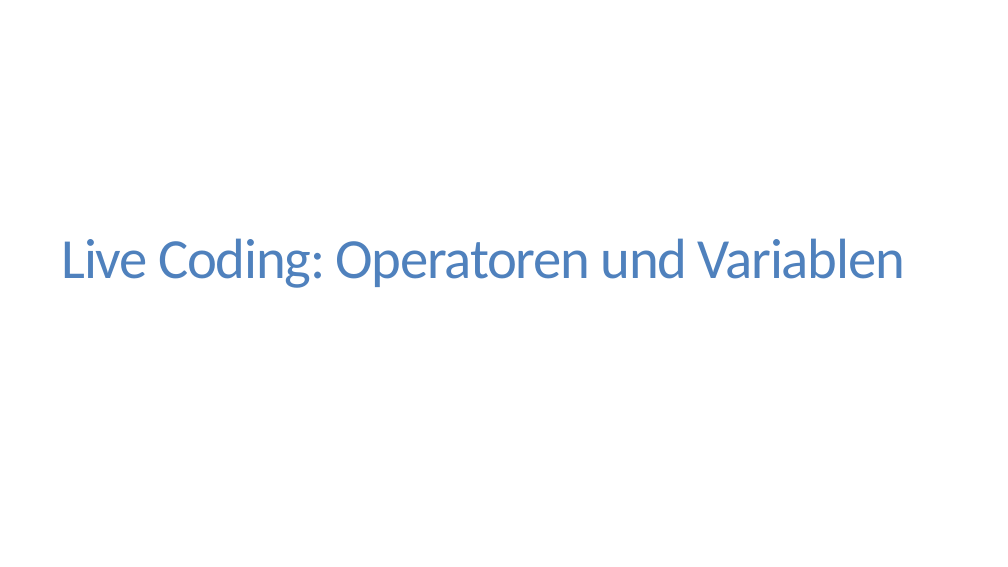
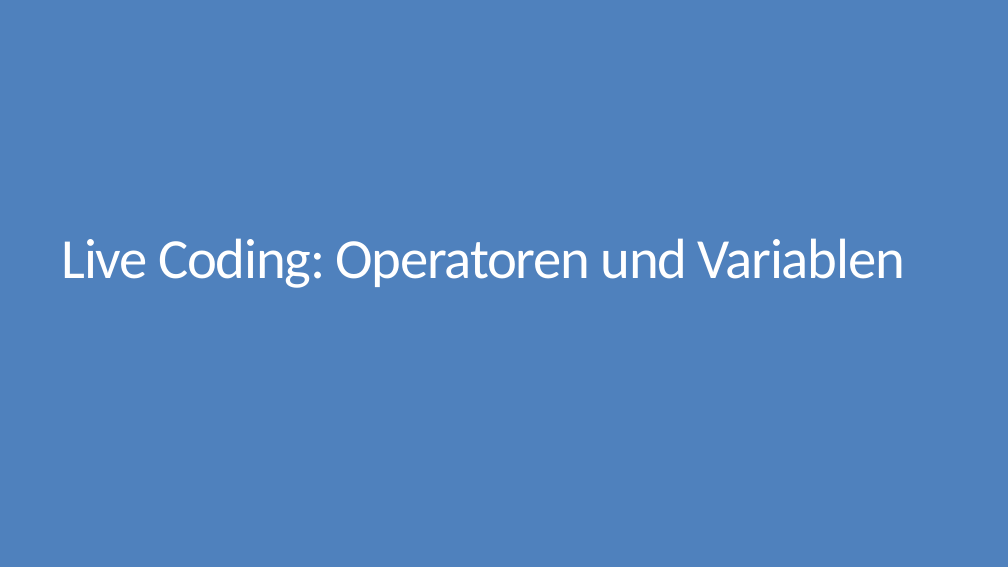
Before and after one commit to FlorianKeppeler/RKurs, a slide deck: slide 10 of Einführung in R.pptx. Drawn at 1008x567 pixels with LibreOffice and Linux fonts; fonts in the diff are those of the drawing. Boxes give left, top, right and bottom in pixels: in the first picture for what was removed or moved away, otherwise in the second. Text is boxed around its words. In the diff, an @@ line names an element or a change of style, - is before the commit and + after.

```diff
--- a/Einführung in R.pptx
+++ b/Einführung in R.pptx
@@ background #FFFFFF to #4F81BD @@
@@ title "Live Coding: Operatoren und Variablen" at (62, 238, 905, 288): text colour #4F81BD to #FFFFFF @@
```
Also in this commit, not shown: 15 other slides changed, 2 slides added, 1 other file.
